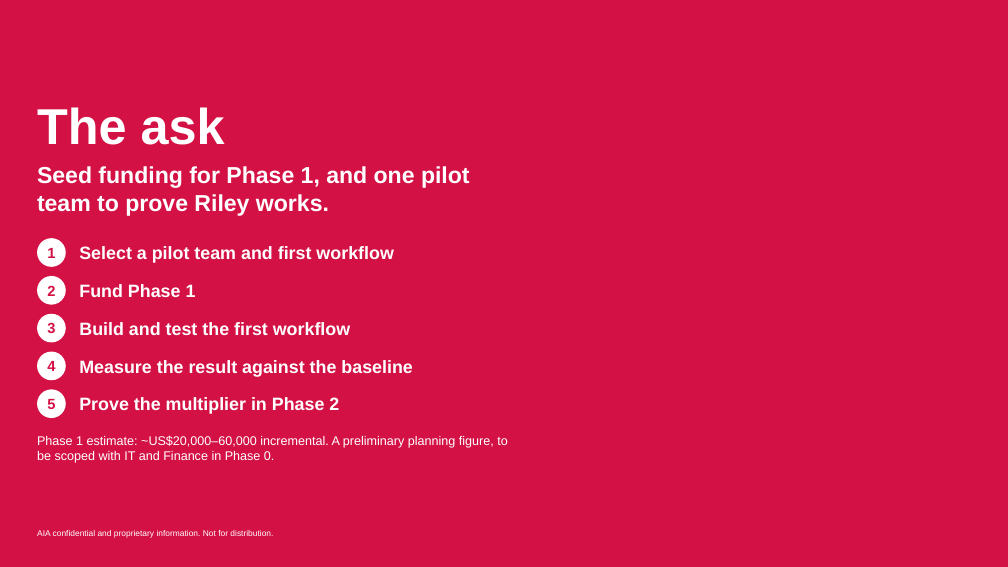
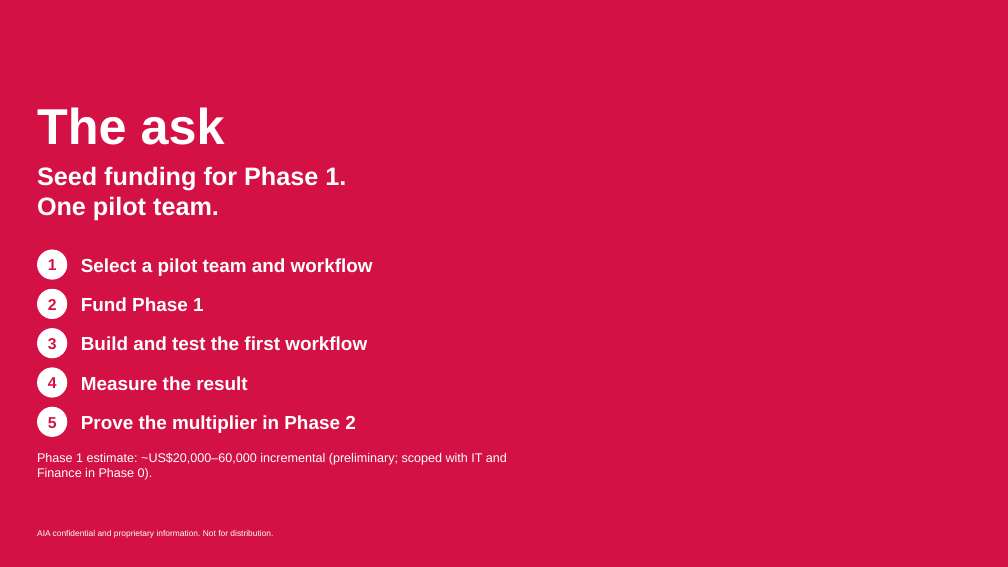
Before and after one commit to harrysokool/playground, a slide deck: slide 12 of ppt/group_inno_award/Riley_Submission_Deck_Opus.pptx. Drawn at 1008x567 pixels with LibreOffice and Linux fonts; fonts in the diff are those of the drawing; background and template pictures are left out. Boxes give left, top, right and bottom in pixels: in the first picture for what was removed or moved away, otherwise in the second. Text is boxed around its words. In the diff, an @@ line names an element or a change of style, - is before the commit and + after.

Commit message:
udpate riley deck

```diff
--- a/ppt/group_inno_award/Riley_Submission_Deck_Opus.pptx
+++ b/ppt/group_inno_award/Riley_Submission_Deck_Opus.pptx
@@ text at (x1=37, y1=166, x2=346, y2=221): text changed; size 22 to 24 pt @@
-Seed funding for Phase 1, and one pilot team to prove Riley works.
+Seed funding for Phase 1.
+One pilot team.
@@ text "1" moved from (x1=47, y1=248, x2=55, y2=258) to (x1=48, y1=259, x2=57, y2=270) @@
@@ ellipse moved from (x1=37, y1=238, x2=66, y2=267) to (x1=37, y1=250, x2=67, y2=280) @@
@@ text at (x1=81, y1=258, x2=373, y2=276): text changed; size 17 to 18 pt @@
-Select a pilot team and first workflow
+Select a pilot team and workflow
@@ 6 texts, 3 ellipses moved together from (x1=37, y1=276, x2=350, y2=414) to (x1=37, y1=289, x2=367, y2=433) @@
@@ text at (x1=81, y1=376, x2=247, y2=390): text changed; size 17 to 18 pt @@
-Measure the result against the baseline
+Measure the result
@@ size 14 to 15 pt in 5 elements at (x1=48, y1=259, x2=57, y2=270), (x1=48, y1=299, x2=57, y2=310), (x1=48, y1=338, x2=57, y2=349), (x1=48, y1=377, x2=57, y2=388), (x1=48, y1=417, x2=57, y2=428) @@
@@ text "5" moved from (x1=47, y1=399, x2=55, y2=409) to (x1=48, y1=417, x2=57, y2=428) @@
@@ ellipse moved from (x1=37, y1=389, x2=66, y2=418) to (x1=37, y1=407, x2=67, y2=437) @@
@@ size 17 to 18 pt in 3 elements at (x1=81, y1=297, x2=204, y2=311), (x1=81, y1=336, x2=367, y2=350), (x1=81, y1=415, x2=356, y2=433) @@
@@ text at (x1=37, y1=452, x2=507, y2=480): text changed @@
-Phase 1 estimate: ~US$20,000–60,000 incremental. A preliminary planning figure, to be scoped with IT and Finance in Phase 0.
+Phase 1 estimate: ~US$20,000–60,000 incremental (preliminary; scoped with IT and Finance in Phase 0).
```
Also in this commit, not shown: 10 other slides changed, 1 slide added, 1 slide removed, 1 other file.
